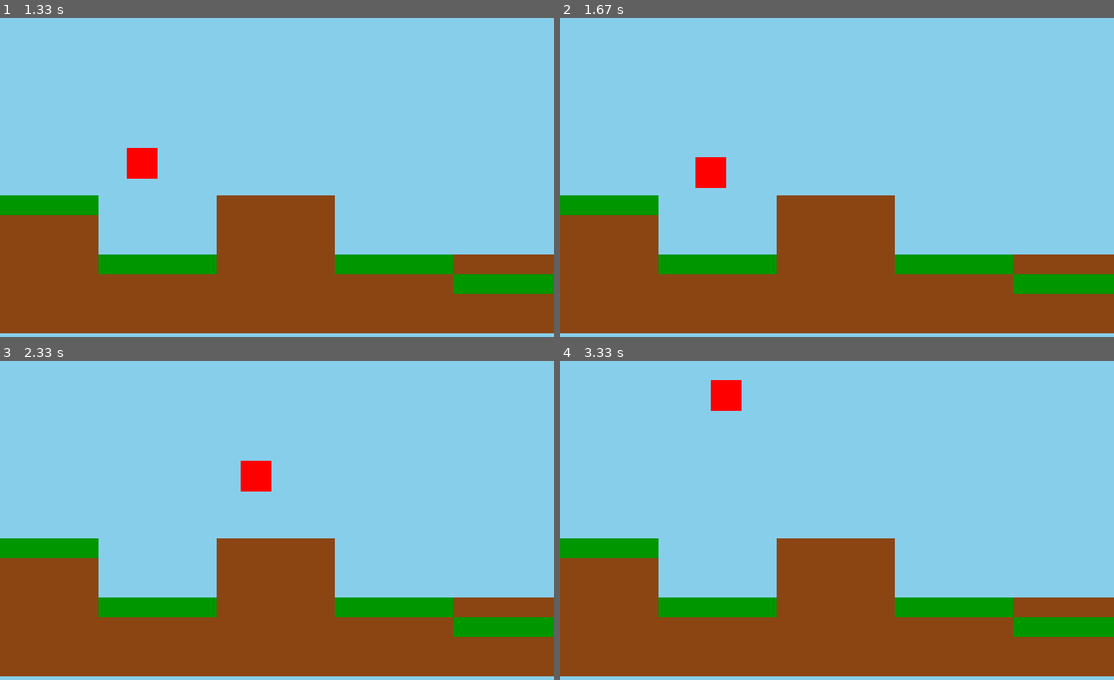
Above: before the commit, frames 1-4 (two rows, left to right).
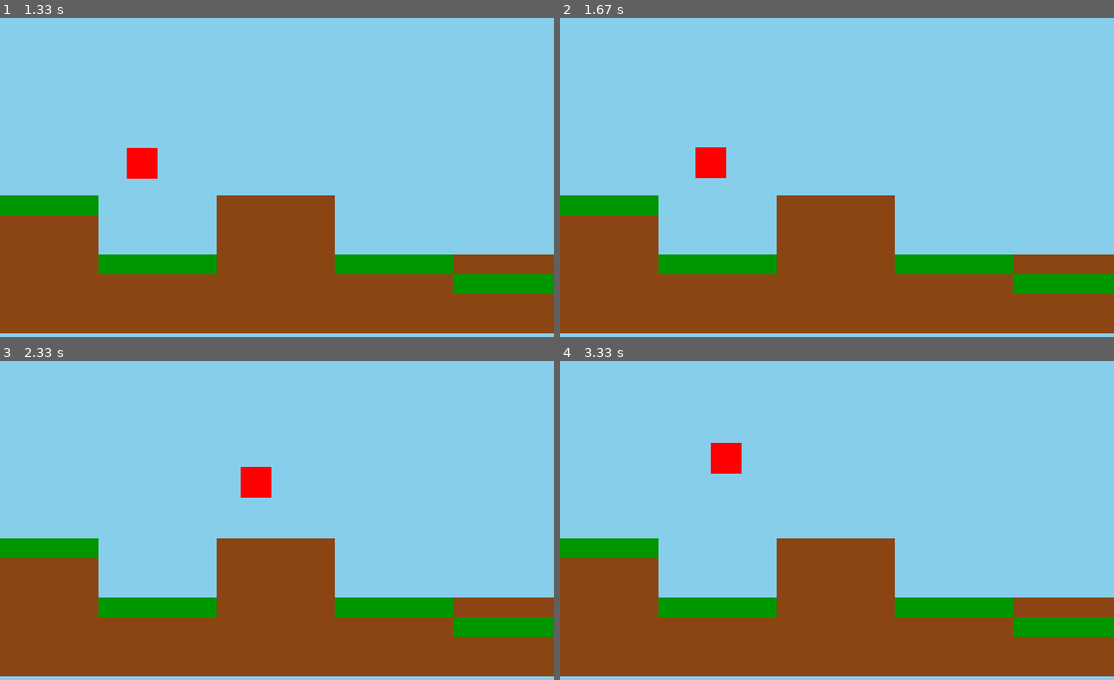
Above: after the commit, the same moments.

Repository: Graciano-B-L-Junior/Gamedevportfolio_pygame
Game: pygame game, started from 2 - Platform game/game.py
Two runs of this game, one before a commit and one after it. Both use one fixed random seed, a clock stepped at 60 frames per second and the inputs below.
Inputs:
- Up to frame 1 (1.33 s): tap Space at 0.33, 0.73, 1.03, 1.23 s; hold Right 0.67-1.13 s; hold Up from 1.17 s (still down)
- Up to frame 2 (1.67 s): release Up at 1.47 s; hold Right from 1.5 s (still down); tap Space at 1.57 s
- Up to frame 3 (2.33 s): tap Space at 1.87, 2.07 s; release Right at 1.97 s; hold Left from 2 s (still down)
- Up to frame 4 (3.33 s): tap Space at 2.37, 2.63, 2.93 s; release Left at 2.53 s; hold Left 2.57-2.97 s

Frame 1 is identical in both runs. In frame 2, 0.3% of the frame differs, in the area x 24-30%, y 40-54%; in frame 3, 0.2%; in frame 4, 1.1%, in the area x 27-33%, y 5-36%.

Commit message:
Implement buffered jump feature; allow players to queue jumps and enhance jump mechanics with coyote time adjustments.

Diff:
--- a/2 - Platform game/player.py
+++ b/2 - Platform game/player.py
@@ -24,6 +24,8 @@
         self.COYOTE_DURATION = 0.15
         self.coyote_time = 0
         self.is_colliding = False
+        self.buffer_jump = 0
+        self.BUFFER_JUMP_DURATION = 0.15
 
         self.screen_width = game_screen
 
@@ -39,11 +41,18 @@
         if not self.on_ground:
             self.coyote_time -= delta_time
 
+        if self.buffer_jump > 0:
+            self.buffer_jump -= delta_time
+
+        if keys[pygame.K_SPACE] or keys[pygame.K_UP]:
+            self.buffer_jump = self.BUFFER_JUMP_DURATION
+
+
+        # Condição de pulo normal (e com coyote time)
         if (keys[pygame.K_SPACE] or keys[pygame.K_UP]) and (self.on_ground or self.coyote_time > 0):
             self.y_velocity = self.jump_force
             self.on_ground = False
             self.is_jumping = True
-
             self.coyote_time = 0
 
         if self.is_jumping:
@@ -102,6 +111,13 @@
                     self.y_velocity = 0
                     self.on_ground = True
                     self.coyote_time = self.COYOTE_DURATION
+                    # Verifica se o pulo foi "bufferizado"
+                    if self.buffer_jump > 0:
+                        self.y_velocity = self.jump_force
+                        self.on_ground = False
+                        self.is_jumping = True
+                        self.coyote_time = 0
+                        self.buffer_jump = 0 # Consome o buffer
                 elif self.y_velocity < 0:
                     self.rect.y = self.old_y
                     self.y_velocity = 0
